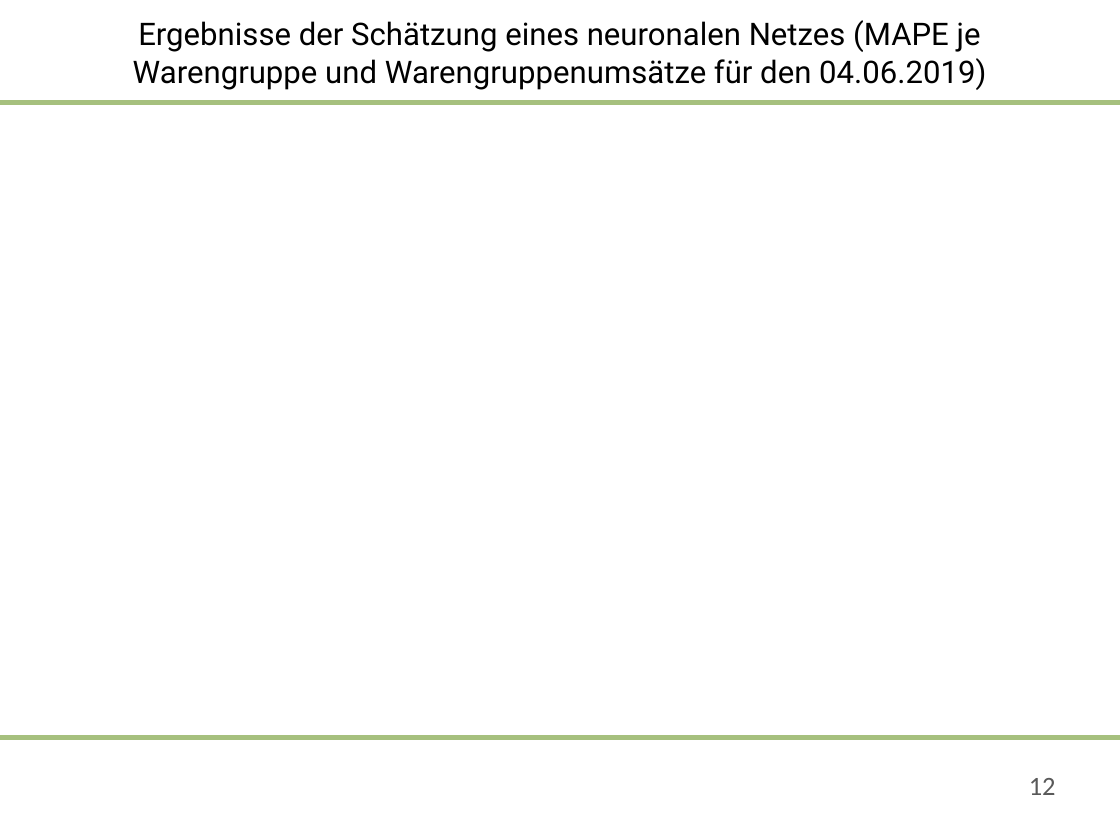
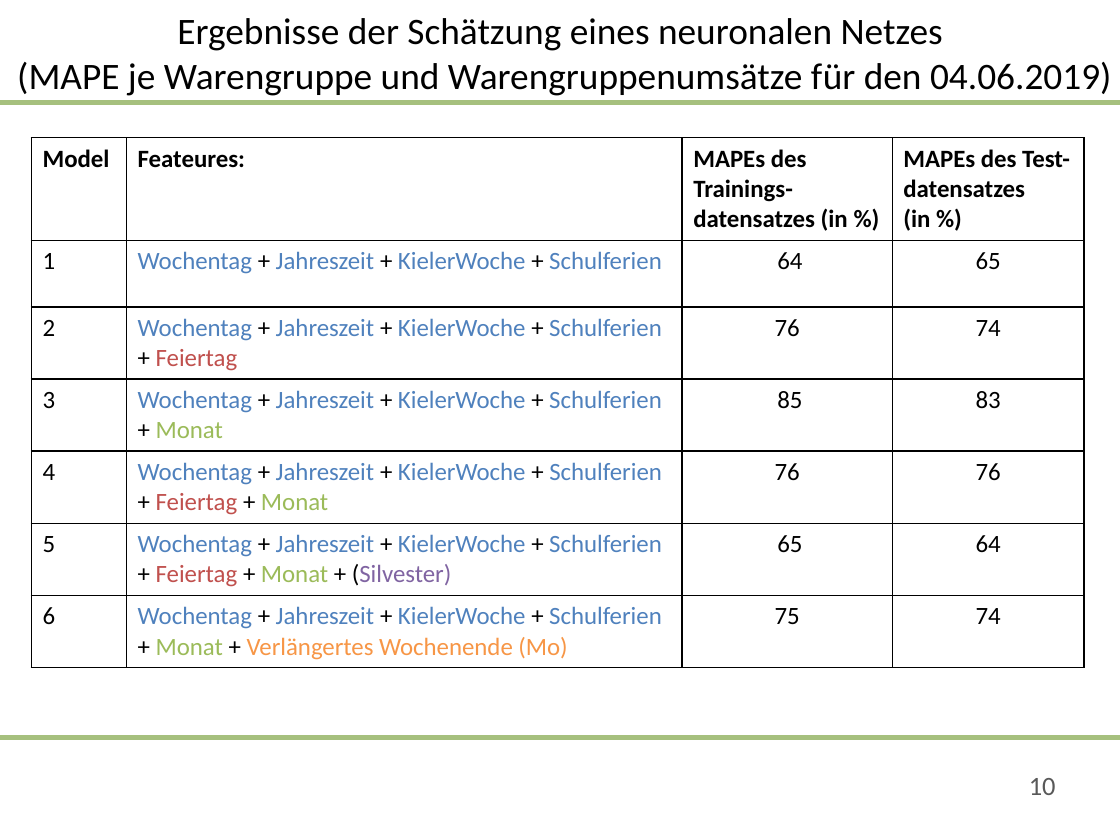
Before and after one commit to saludwig26/Data-science-Team-5-1, a slide deck: slide 10 of 09-06-2020-Präsentation_Team 5.pptx (slide 12 before the commit). Drawn at 1120x840 pixels with LibreOffice and Linux fonts; fonts in the diff are those of the drawing; background and template pictures are left out. Boxes give left, top, right and bottom in pixels: in the first picture for what was removed or moved away, otherwise in the second. Text is boxed around its words. In the diff, an @@ line names an element or a change of style, - is before the commit and + after.

```diff
--- a/09-06-2020-Präsentation_Team 5.pptx
+++ b/09-06-2020-Präsentation_Team 5.pptx
@@ title "Ergebnisse der Schätzung eines neuronalen ...": place and size @@
-title "Ergebnisse der Schätzung eines neuronalen ..." at (133,20,986,90)
+title "Ergebnisse der Schätzung eines neuronalen ..." at (17,18,1111,96)
@@ title "Ergebnisse der Schätzung eines neuronalen ..." at (17,18,1111,96): size 20 to 24 pt, font Roboto to Calibri @@
@@ table added at (31,138,1084,664), 7 rows, 4 columns @@
+Model | Feateures: | MAPEs des Trainings-datensatzes (in %) | MAPEs des Test-datensatzes / (in %)
+1 | Wochentag + Jahreszeit + KielerWoche + Schulferien | 64 | 65
+2 | Wochentag + Jahreszeit + KielerWoche + Schulferien / + Feiertag | 76 | 74
+3 | Wochentag + Jahreszeit + KielerWoche + Schulferien / + Monat | 85 | 83
+4 | Wochentag + Jahreszeit + KielerWoche + Schulferien / + Feiertag + Monat | 76 | 76
+5 | Wochentag + Jahreszeit + KielerWoche + Schulferien + Feiertag + Monat + (Silvester) | 65 | 64
+6 | Wochentag + Jahreszeit + KielerWoche + Schulferien / + Monat + Verlängertes Wochenende (Mo) | 75 | 74
@@ page number at (1029,778,1056,795): text changed @@
-12
+10
```
Also in this commit, not shown: 7 other slides changed, 4 slides added, 8 slides removed.
